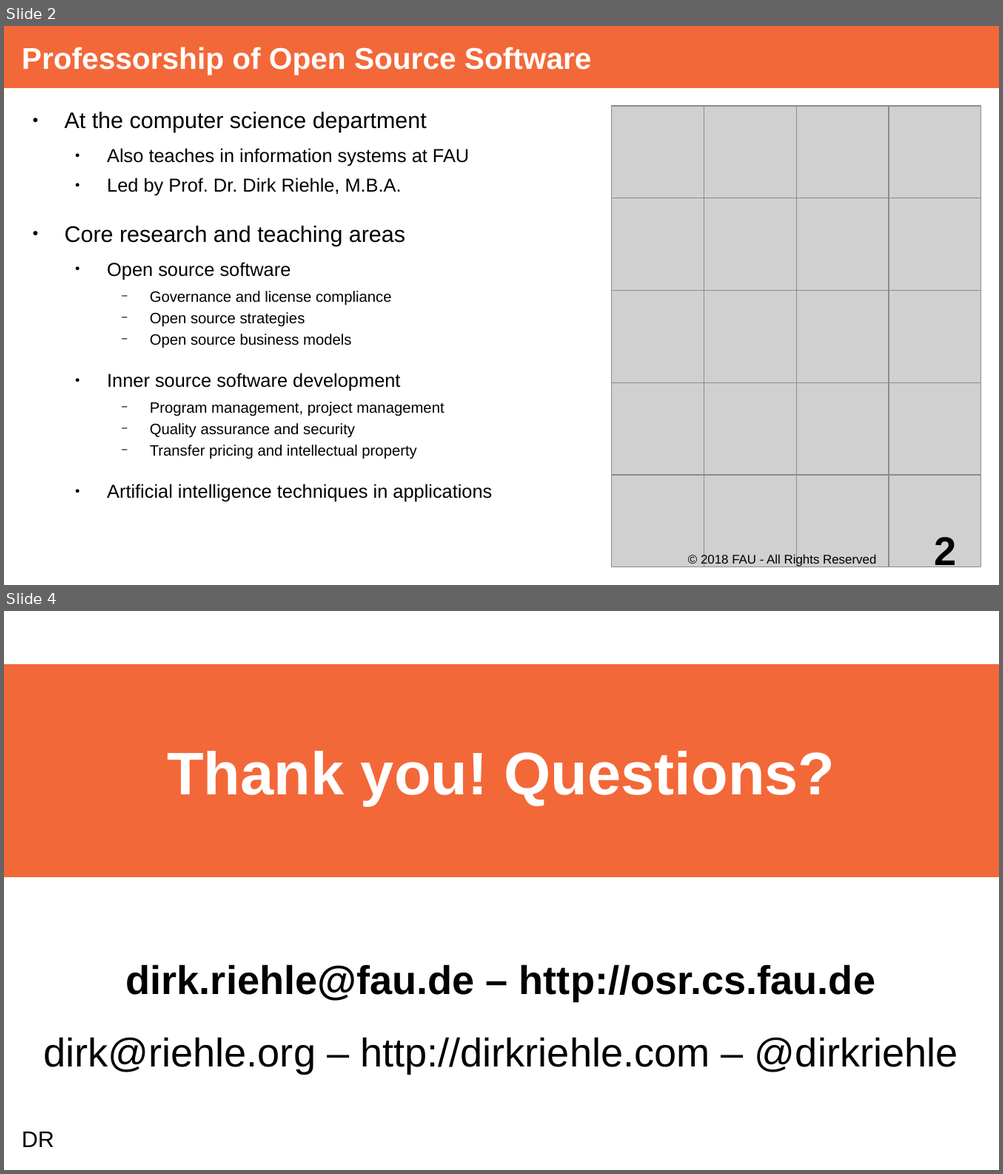
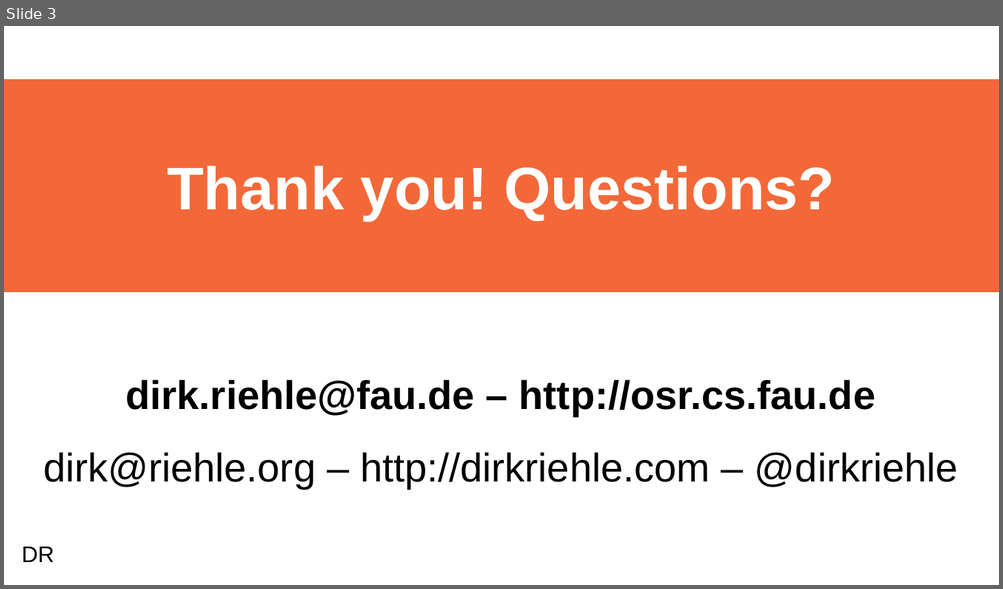
Before and after one commit to dirkriehle/adap-course, a slide deck: Lecture Slides/ADAP Z01 - Containerization.odp. Shown one above the other, each under a label of ours: slides 2 and 4 before the commit, slide 3 after it; the slides between them are not shown. The pictures are 1003x1174 and 1003x589 pixels, drawn with LibreOffice and Linux fonts; fonts in the diff are those of the drawing; grey boxes stand for pictures. Boxes give left, top, right and bottom in pixels: in the first picture for what was removed or moved away, otherwise in the second. Text is boxed around its words. In the diff, an @@ line names an element or a change of style, - is before the commit and + after.

```diff
--- a/Lecture Slides/ADAP Z01 - Containerization.odp
+++ b/Lecture Slides/ADAP Z01 - Containerization.odp
@@ slide 2 removed at (4, 26, 999, 585), background #FFFFFF @@
@@ title removed at (4, 26, 999, 88) @@
-Professorship of Open Source Software
@@ text removed at (65, 112, 492, 503) @@
-● At the computer science department
-  ● Also teaches in information systems at FAU
-  ● Led by Prof. Dr. Dirk Riehle, M.B.A.
-● Core research and teaching areas
-  ● Open source software
-    − Governance and license compliance
-    − Open source strategies
-    − Open source business models
-  ● Inner source software development
-    − Program management, project management
-    − Quality assurance and security
-    − Transfer pricing and intellectual property
-  ● Artificial intelligence techniques in applications
@@ group removed at (612, 107, 982, 568): 21 pictures @@
@@ text removed at (700, 554, 876, 567) @@
-© 2018 FAU - All Rights Reserved
@@ page number removed at (934, 537, 956, 573) @@
-2
@@ what was slide 4 is now slide 3 @@
```
Also in this commit, not shown: 2 slides changed, 1 slide added, 1 other slide removed.
